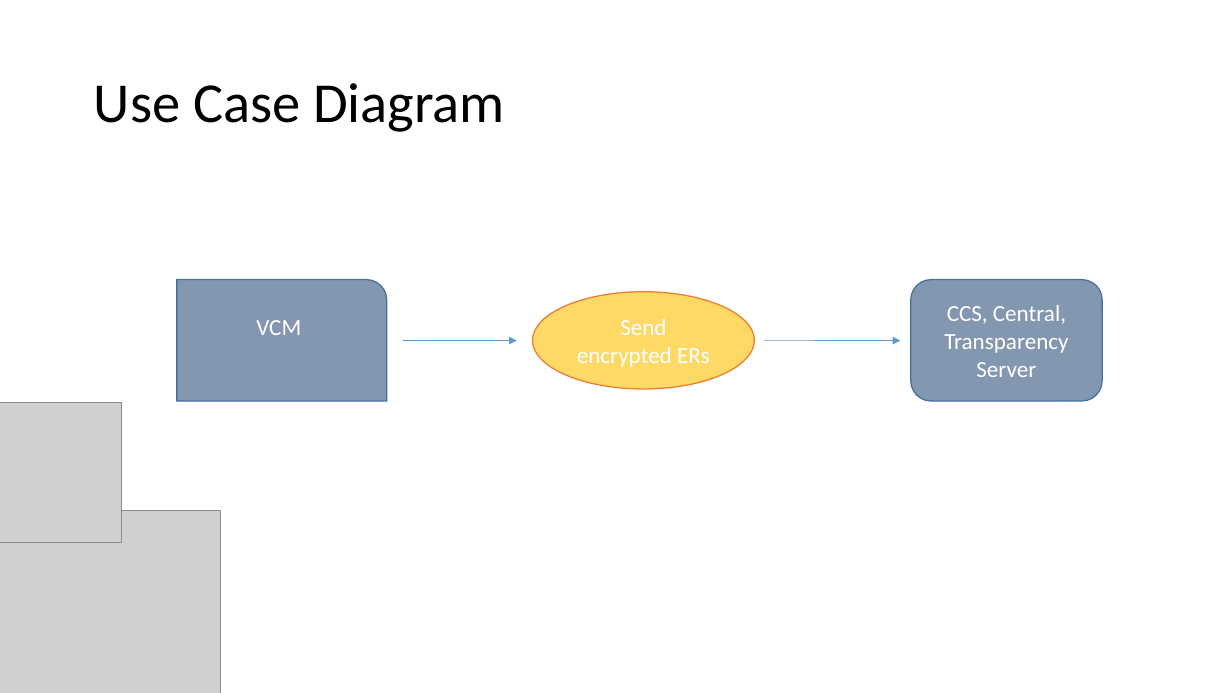
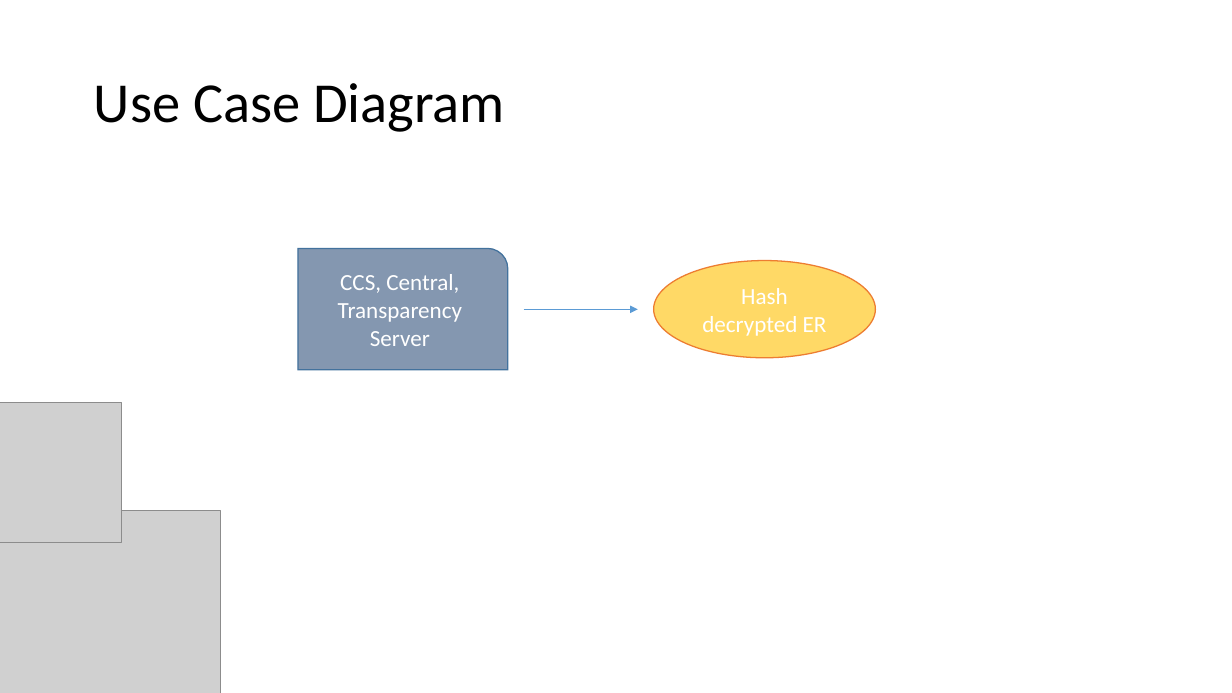
Before and after one commit to seans888/Project---Automate-Election, a slide deck: slide 19 of Documentation/Research Paper/AES diagrams.pptx (slide 16 before the commit). Drawn at 1232x693 pixels with LibreOffice and Linux fonts; fonts in the diff are those of the drawing; grey boxes stand for pictures. Boxes give left, top, right and bottom in pixels: in the first picture for what was removed or moved away, otherwise in the second. Text is boxed around its words. In the diff, an @@ line names an element or a change of style, - is before the commit and + after.

```diff
--- a/Documentation/Research Paper/AES diagrams.pptx
+++ b/Documentation/Research Paper/AES diagrams.pptx
@@ round rect "CCS, Central, Transparency Server" resized from (x1=911, y1=280, x2=1103, y2=401) to (x1=298, y1=249, x2=507, y2=370) @@
@@ round rect "CCS, Central, Transparency Server" at (x1=298, y1=249, x2=507, y2=370): rounded rectangle to round rect @@
@@ ellipse "Hash decrypted ER" moved from (x1=532, y1=292, x2=754, y2=389) to (x1=653, y1=261, x2=875, y2=358) @@
@@ round rect removed at (x1=177, y1=280, x2=386, y2=401) @@
-VCM
@@ text in ellipse at (x1=702, y1=288, x2=827, y2=336): text changed @@
-Send encrypted ERs
+Hash decrypted ER
@@ arrow moved from (403, 341) - (517, 341) to (524, 310) - (638, 310) @@
@@ arrow removed from (764, 340) to (900, 341) @@
```
Also in this commit, not shown: 18 other slides changed, 8 slides added, 2 slides removed.
